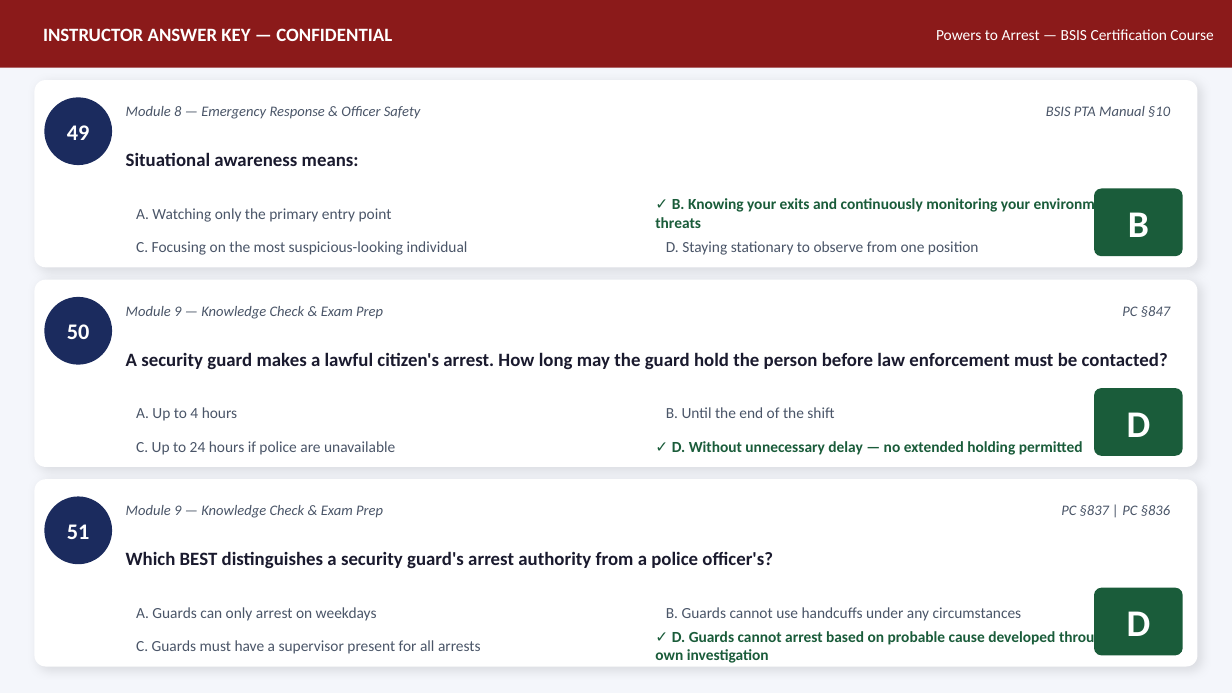
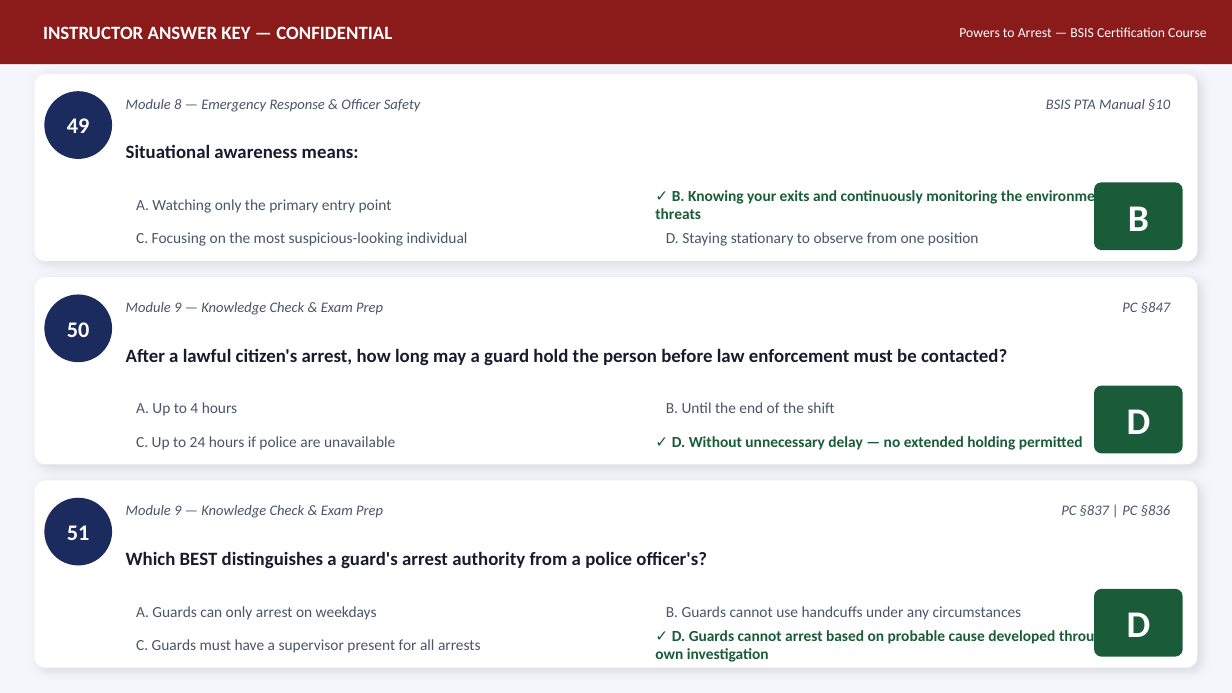
Before and after one commit to MaccPSLAW/Licensing-Live-Scans-, a slide deck: slide 19 of PSLAW-Courses/final-projects/Powers_to_Arrest_BSIS_Certification_MACCESS_INC-AnswerKey.pptx. Drawn at 1232x693 pixels with LibreOffice and Linux fonts; fonts in the diff are those of the drawing. Boxes give left, top, right and bottom in pixels: in the first picture for what was removed or moved away, otherwise in the second. Text is boxed around its words. In the diff, an @@ line names an element or a change of style, - is before the commit and + after.

Commit message:
feat: Powers to Arrest — BSIS Certification Course — Answer Key PPTX

```diff
--- a/PSLAW-Courses/final-projects/Powers_to_Arrest_BSIS_Certification_MACCESS_INC-AnswerKey.pptx
+++ b/PSLAW-Courses/final-projects/Powers_to_Arrest_BSIS_Certification_MACCESS_INC-AnswerKey.pptx
@@ rectangle: place and size @@
-rectangle at box(0, 0, 1232, 68)
+rectangle at box(0, 0, 1232, 64)
@@ text "Powers to Arrest — BSIS ...": place and size @@
-text "Powers to Arrest — BSIS ..." at box(936, 29, 1213, 40)
+text "Powers to Arrest — BSIS ..." at box(959, 27, 1206, 37)
@@ text "Powers to Arrest — BSIS ..." at box(959, 27, 1206, 37): size 9 to 8 pt @@
@@ text at box(655, 187, 1130, 219): text changed @@
-✓ B. Knowing your exits and continuously monitoring your environment for threats
+✓ B. Knowing your exits and continuously monitoring the environment for threats
@@ 9 texts, 2 rounded rectangles, 1 ellipse: place and size @@
-9 texts, 2 rounded rectangles, 1 ellipse at box(34, 80, 1198, 455)
+9 texts, 2 rounded rectangles, 1 ellipse at box(34, 74, 1198, 450)
@@ 3 texts: place and size @@
-3 texts at box(136, 208, 979, 255)
+3 texts at box(136, 199, 979, 246)
@@ text "Module 9 — Knowledge Check ...": place and size @@
-text "Module 9 — Knowledge Check ..." at box(126, 306, 383, 319)
+text "Module 9 — Knowledge Check ..." at box(126, 302, 383, 315)
@@ text "PC §847": place and size @@
-text "PC §847" at box(1122, 306, 1170, 317)
+text "PC §847" at box(1122, 302, 1170, 313)
@@ text at box(126, 348, 1007, 365): text changed @@
-A security guard makes a lawful citizen's arrest. How long may the guard hold the person before law enforcement must be contacted?
+After a lawful citizen's arrest, how long may a guard hold the person before law enforcement must be contacted?
@@ text at box(126, 551, 707, 568): text changed @@
-Which BEST distinguishes a security guard's arrest authority from a police officer's?
+Which BEST distinguishes a guard's arrest authority from a police officer's?
```
Also in this commit, not shown: 21 other slides changed.
